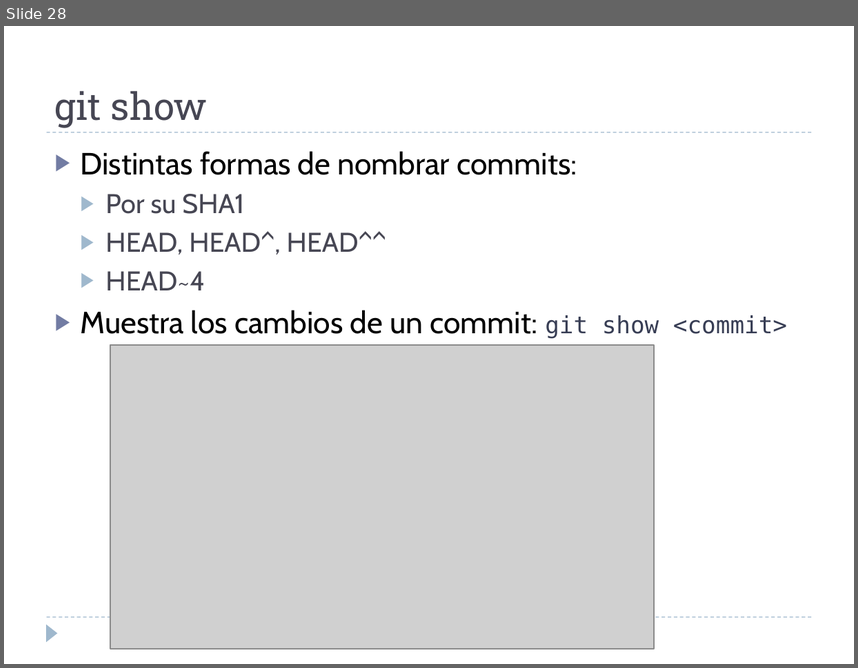
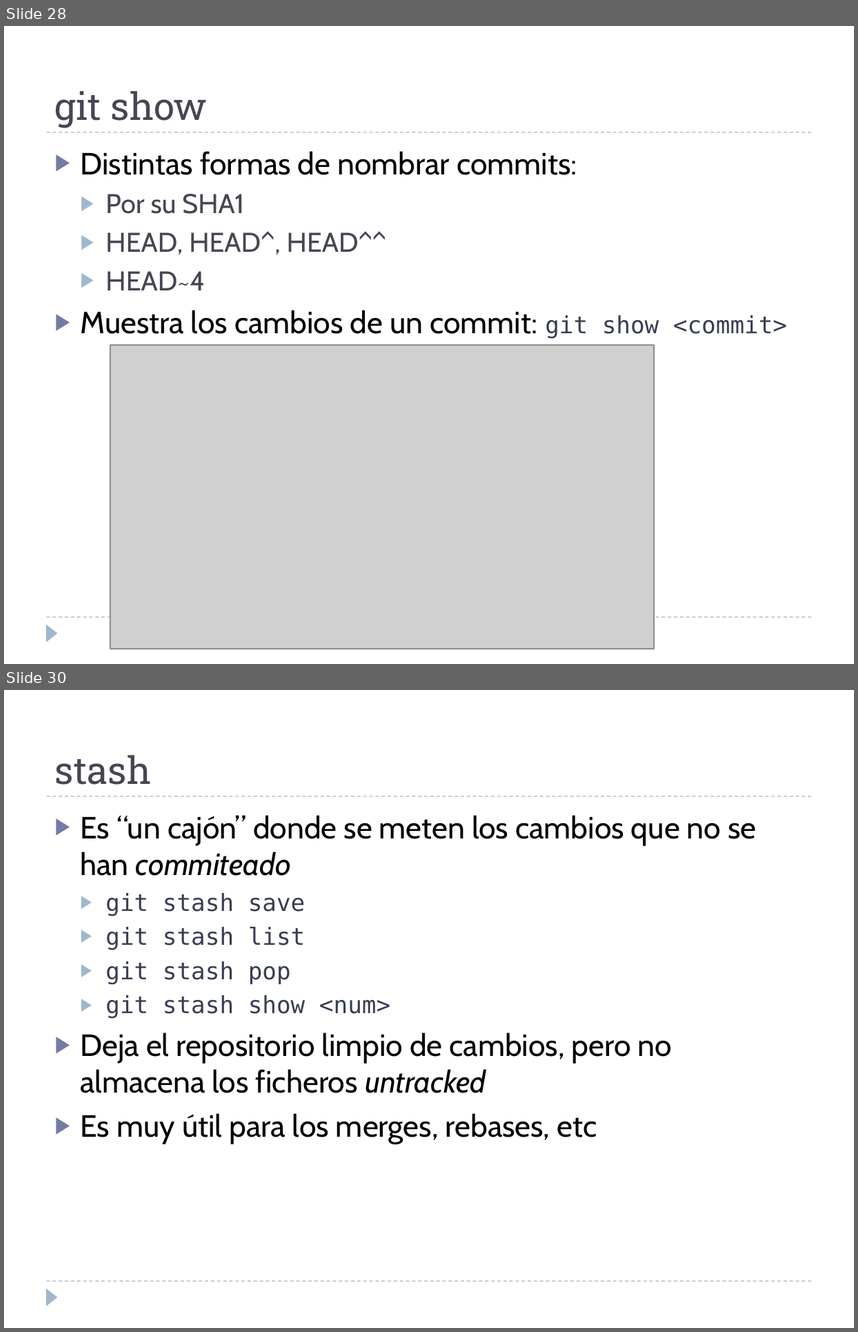
Before and after one commit to martina-if/curso_git, a slide deck: GIT.ppt. Shown one above the other, each under a label of ours: slide 28 before the commit, slides 28 and 30 after it; the slides between them are not shown. The pictures are 858x668 and 858x1332 pixels, drawn with LibreOffice and Linux fonts; fonts in the diff are those of the drawing; grey boxes stand for pictures. Boxes give left, top, right and bottom in pixels: in the first picture for what was removed or moved away, otherwise in the second. Text is boxed around its words. In the diff, an @@ line names an element or a change of style, - is before the commit and + after.

```diff
--- a/GIT.ppt
+++ b/GIT.ppt
@@ slide 30 added at [4,690,854,1328], background #FFFFFF; not listed: 3 template elements that a slide beside it also shows @@
@@ title added at [55,755,152,785], 32 pt, text #464653 @@
+stash
@@ text added at [80,815,756,1144], 26 pt, text #000000 @@
+▶ Es “un cajón” donde se meten los cambios que no se han commiteado
+  ▶ git stash save
+  ▶ git stash list
+  ▶ git stash pop
+  ▶ git stash show <num>
+▶ Deja el repositorio limpio de cambios, pero no almacena los ficheros untracked
+▶ Es muy útil para los merges, rebases, etc
```
Also in this commit, not shown: 1 other slide added, 2 slides removed.
